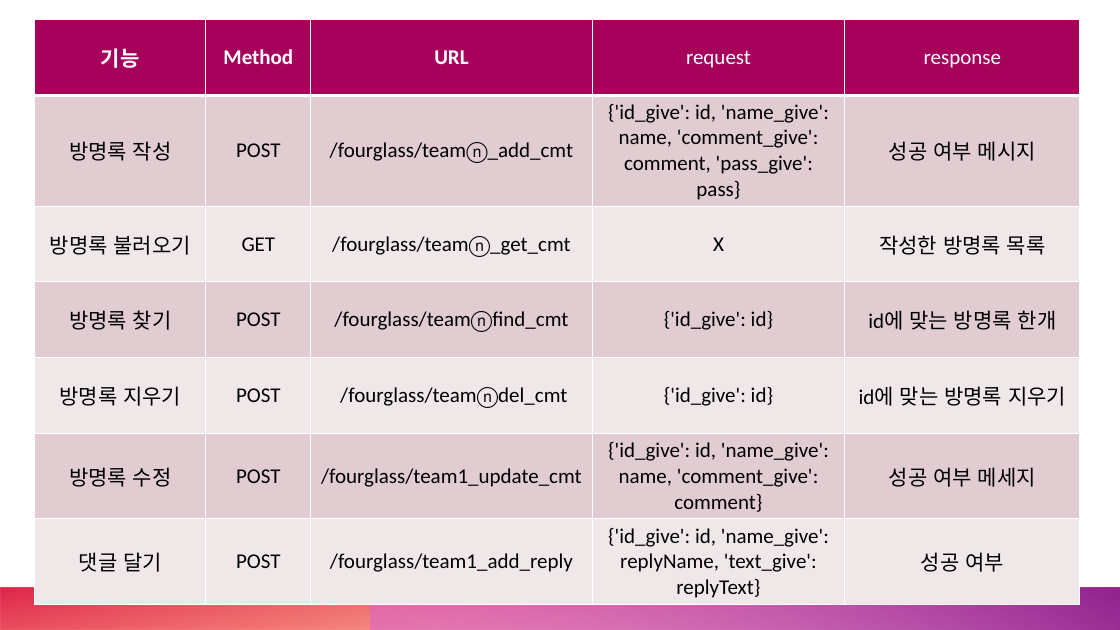
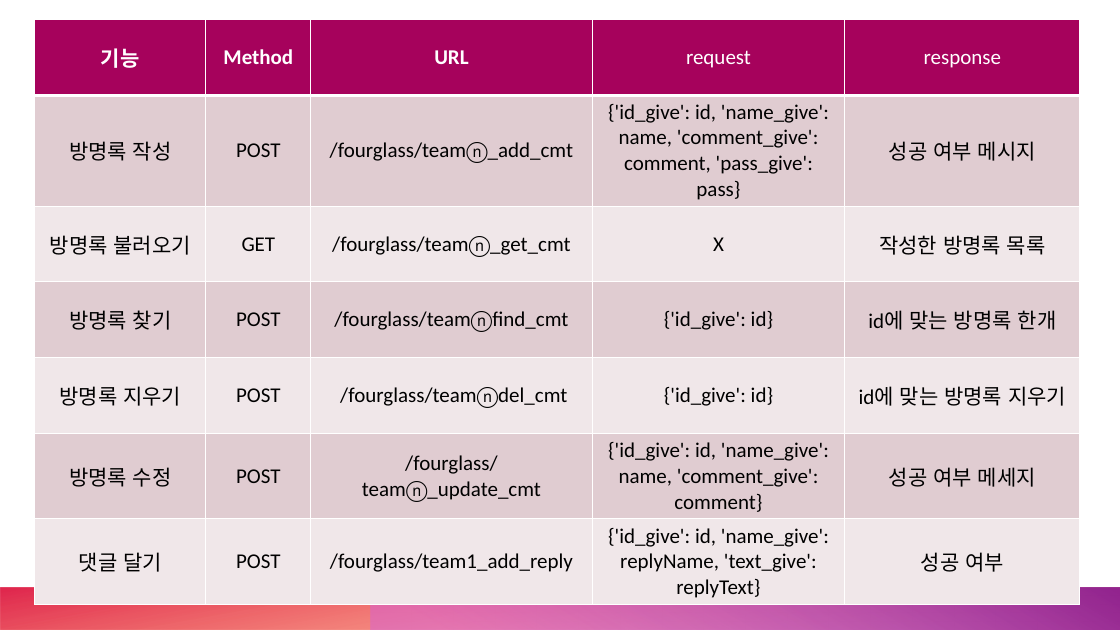
Before and after one commit to Mrgil0/FourGlass, a slide deck: slide 7 of FourGlass/FourGlass.pptx (slide 6 before the commit). Drawn at 1120x630 pixels with LibreOffice and Linux fonts; fonts in the diff are those of the drawing. Boxes give left, top, right and bottom in pixels: in the first picture for what was removed or moved away, otherwise in the second. Text is boxed around its words. In the diff, an @@ line names an element or a change of style, - is before the commit and + after.

```diff
--- a/FourGlass/FourGlass.pptx
+++ b/FourGlass/FourGlass.pptx
@@ table at <box>34,19,1081,602</box> @@
-row 6, column 3: /fourglass/team1_update_cmt
+row 6, column 3: /fourglass/teamⓝ_update_cmt
```
Also in this commit, not shown: 2 slides added, 4 slides removed, 5 other files.
